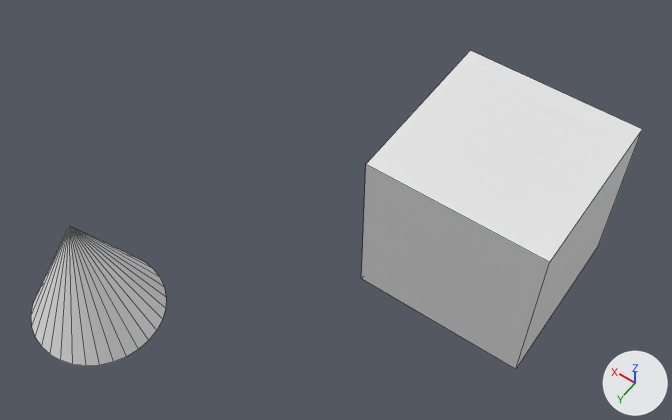
An edit to the Blender file blender/lesson1.blend, drawn before and after from the same camera.
Both versions are drawn from a camera (50 mm lens) standing at (-2.22, 6.02, 7.89) and looking at (1.93, 0.2, -1.25). The lights are fixed; the arrows at lower right show +X, +Y and +Z. Mesh edges are drawn as thin lines.

The older version as bpy lines, for what is in view:
```python
me_cone_020 = bpy.data.meshes.new('Cone.020')
me_cone_020.from_pydata(...)  # a 32-sided cone pointing to +z spanning x -1.0..1.0, y -1.0..1.0, z -1.0..1.0
me_cube_025 = bpy.data.meshes.new('Cube.025')
me_cube_025.from_pydata(...)  # a box spanning x -1.0..1.0, y -1.0..1.0, z -1.0..1.0
ob_cone = bpy.data.objects.new('Cone', me_cone_020)
ob_cone.location = (5.0, 2.0, -3.0)
ob_cube = bpy.data.objects.new('Cube', me_cube_025)
ob_cube.location = (0.0, 0.0, 0.0)
```
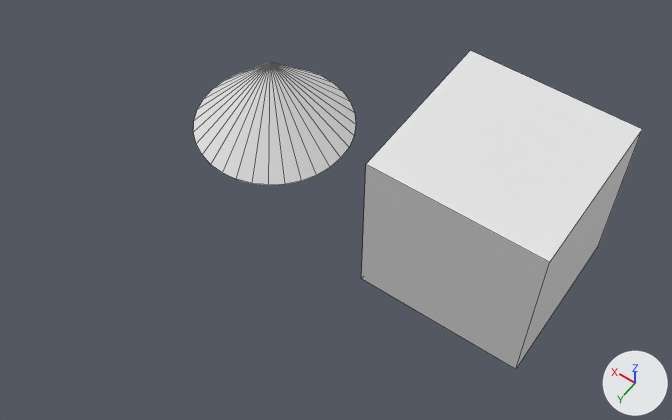
Changed parts and their boxes (x1, y1, x2, y2) in the pictures (672 x 420 px):
'Cone', mesh rescaled, moved (21% wider, 12% shorter): before (31, 226, 166, 366); after (193, 62, 356, 185)

What changed in the scene script:
```text
Change me_cone_020:
    where me_cone_020.from_pydata(...)  # 33 vertices, 33 faces; spans x -1.0..1.0, y -1.0..1.0, z -1.0..1.0
    used by ob_cone; location = (5.0, 2.0, -3.0)
    me_cone_020 part 1: the whole mesh is scaled about its middle by (1, 1, 0.5)
Change ob_cone:
    ob_cone.location: (5.0, 2.0, -3.0) -> (3.0, 0.0, 0.0)
```
